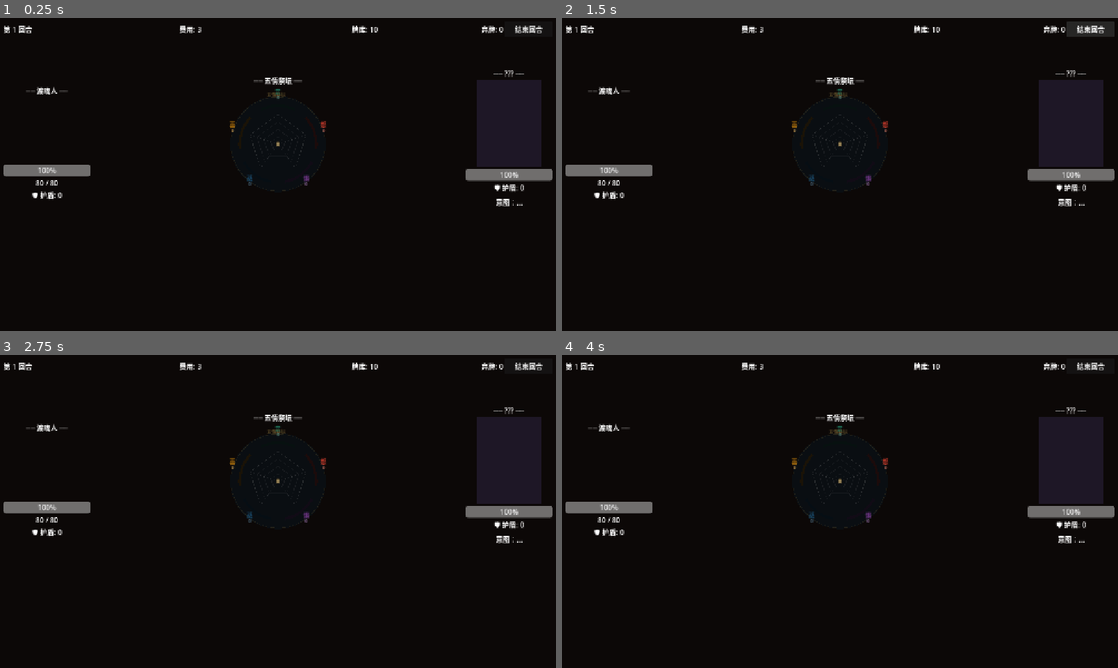
Above: before the commit, frames 1-4 (two rows, left to right).
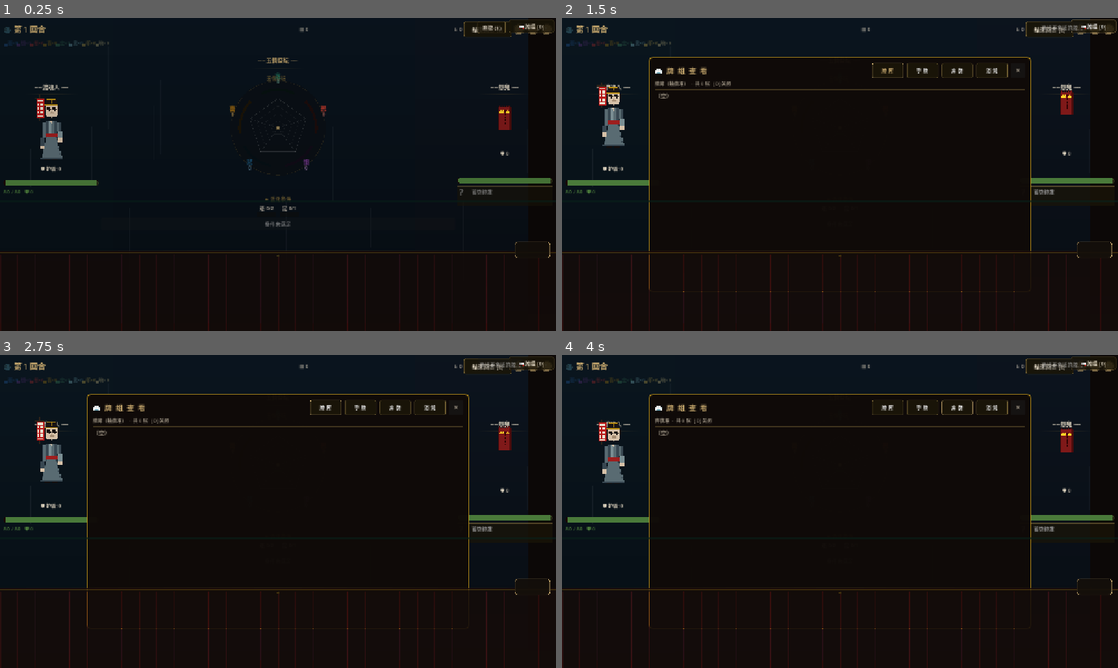
Above: after the commit, the same moments.

Repository: qianhua76123-pixel/soul-ferry
Game: Godot game, scene res://scenes/BattleScene.tscn
The game is run twice, just before and just after one commit, with the same random seed, the same clock (stepped at 60 frames per second) and the same inputs. This scene is started directly instead of the project's main scene.
Inputs (mouse positions are in pixels of both pictures, inside the frame that each line leads up to):
- Up to frame 1 (0.25 s): no input
- Up to frame 2 (1.5 s): click "结束回合" (after the commit: "结束回合 [E]") at 0.5 s; click (1095, 27) at 1.25 s, where only the run after the commit has a clickable "📖 牌组 [D]"
- Up to frame 3 (2.75 s): click (328, 408) at 2 s, where only the run after the commit has a clickable "牌 库"
- Up to frame 4 (4 s): click (923, 408) at 2.75 s, where only the run after the commit has a clickable "手 牌"; click (956, 408) at 3.5 s, where only the run after the commit has a clickable "弃 牌"

The runs differ from the first frame. In frame 1, 6.4% of the frame differs, in the area x 0-100%, y 0-100%; in frame 2, 7.4%; in frame 3, 7.3%; in frame 4, 7.3%.
Error before the commit: Parse Error: Could not find type "CoopBattleStateMachine" in the current scope. (res://scripts/battle/BattleScene.gd:63)

Commit message:
fix: 双人模式三处编译错误
1. var _coop_sm: CoopBattleStateMachine — class_name 已删除，类型找不到
   → 改为 var _coop_sm: Node（动态类型，preload 引用不受影响）

2. _setup_relic_bar() 不存在 — 实际函数名是 _build_relic_bar()
   → 修正调用

3. _setup_card_preview() 不存在 — 卡牌预览无独立函数，直接内联创建
   → 在 _setup_coop_battle 内直接 new() + add_child()

Diff:
--- a/scripts/battle/BattleScene.gd
+++ b/scripts/battle/BattleScene.gd
@@ -59,8 +59,8 @@
 ## Boss UI 控制器（仅 Boss 战时激活）
 var _boss_ui: BossUI = null
 
-## 双人模式状态机
-var _coop_sm: CoopBattleStateMachine = null
+## 双人模式状态机（动态类型，避免依赖已移除的 class_name）
+var _coop_sm: Node = null
 
 const CoopBattleStateMachineClass = preload("res://scripts/battle/CoopBattleStateMachine.gd")
 
@@ -1844,14 +1844,19 @@
 	_coop_sm.battle_ended.connect(_on_coop_battle_ended)
 	_coop_sm.coop_resonance_triggered.connect(_on_coop_resonance)
 
-	# 共用的 UI 初始化（遗物、碎片、卡组查看器等）
-	_setup_relic_bar()
+	# 共用的 UI 初始化（用实际存在的函数名）
+	_build_relic_bar()
 	_setup_shard_display()
 	_setup_buff_ui()
 	_setup_player_sprite()
 	_setup_energy_display()
-	_setup_card_preview()
 	_setup_altar_title_style()
+	# 卡牌预览内联初始化
+	var ui_node2: Node = get_node_or_null("UI")
+	if ui_node2 and not _card_preview:
+		_card_preview = CardPreviewClass.new()
+		ui_node2.add_child(_card_preview)
+
 	WumianManager.activate()
 	_deck_viewer = DeckViewerPanelClass.new()
 	_deck_viewer.name = "DeckViewerPanel"
